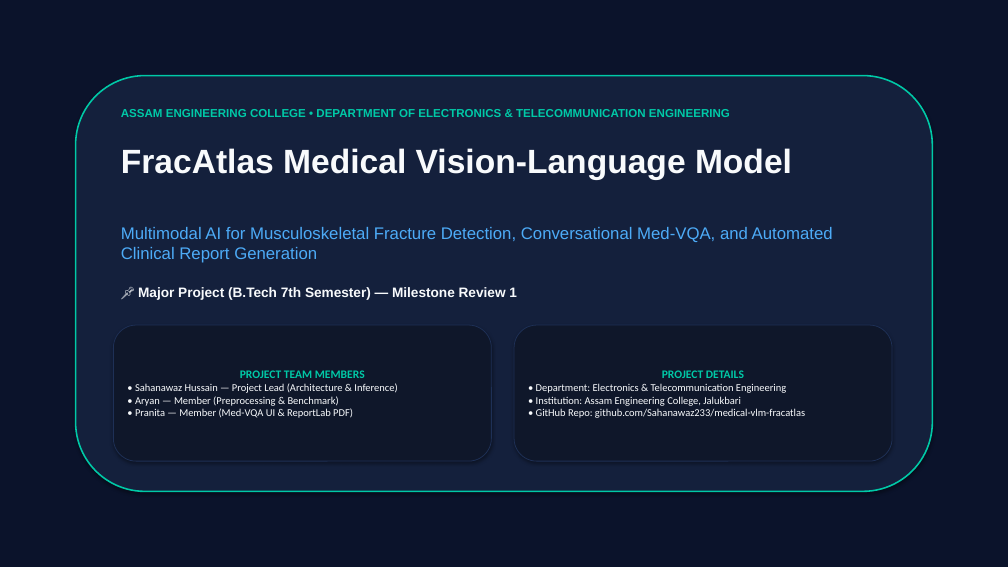
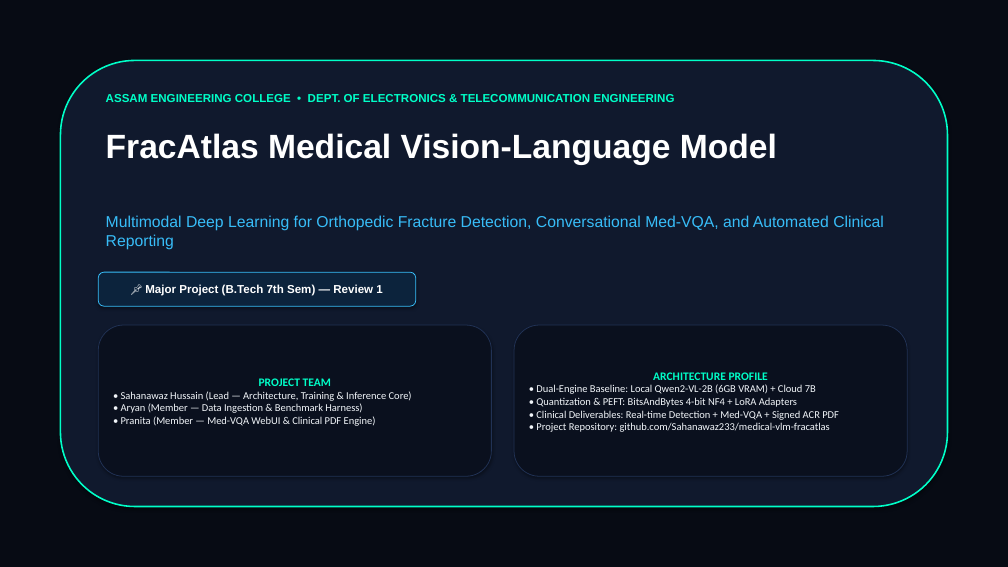
Before and after one commit to Sahanawaz233/medical-vlm-fracatlas, a slide deck: slide 1 of Review_1_Presentation.pptx. Drawn at 1008x567 pixels with LibreOffice and Linux fonts; fonts in the diff are those of the drawing. Boxes give left, top, right and bottom in pixels: in the first picture for what was removed or moved away, otherwise in the second. Text is boxed around its words. In the diff, an @@ line names an element or a change of style, - is before the commit and + after.

Commit message:
feat(presentation): redesign 12-slide deck matching exact neural architecture layers

```diff
--- a/Review_1_Presentation.pptx
+++ b/Review_1_Presentation.pptx
@@ rectangle at (0,0,1008,567): fill #0B132B to #070B14 @@
@@ rounded rectangle: place and size @@
-rounded rectangle at (76,76,932,492)
+rounded rectangle at (60,60,948,507)
@@ rounded rectangle at (60,60,948,507): fill #14203C to #10192D; outline #00C9A7 1.5 pt to #00FFC8 1.5 pt @@
@@ text at (106,94,675,102): text changed; text colour #00C9A7 to #00FFC8 @@
-ASSAM ENGINEERING COLLEGE • DEPARTMENT OF ELECTRONICS & TELECOMMUNICATION ENGINEERING
+ASSAM ENGINEERING COLLEGE • DEPT. OF ELECTRONICS & TELECOMMUNICATION ENGINEERING
@@ text "FracAtlas Medical Vision-Language Model": place and size @@
-text "FracAtlas Medical Vision-Language Model" at (121,148,792,180)
+text "FracAtlas Medical Vision-Language Model" at (106,133,777,165)
@@ text "FracAtlas Medical Vision-Language Model" at (106,133,777,165): text colour #F8FAFC to #FFFFFF @@
@@ text at (106,215,884,250): text changed; size 16 to 15 pt; text colour #4DABF7 to #38BDF8 @@
-Multimodal AI for Musculoskeletal Fracture Detection, Conversational Med-VQA, and Automated Clinical Report Generation
+Multimodal Deep Learning for Orthopedic Fracture Detection, Conversational Med-VQA, and Automated Clinical Reporting
@@ rounded rectangle "📌 Major Project (B.Tech 7th ...": place and size @@
-rounded rectangle "📌 Major Project (B.Tech 7th ..." at (138,287,517,300)
+rounded rectangle "📌 Major Project (B.Tech 7th ..." at (98,272,416,306)
@@ rounded rectangle "📌 Major Project (B.Tech 7th ..." at (98,272,416,306): vertical alignment top to middle; fill none to #0C233C; outline none to #38BDF8 0.75 pt; shadow on @@
@@ text in rounded rectangle at (145,284,382,296): text changed; size 13 to 11 pt; text colour #F8FAFC to #FFFFFF @@
-📌 Major Project (B.Tech 7th Semester) — Milestone Review 1
+📌 Major Project (B.Tech 7th Sem) — Review 1
@@ rounded rectangle "PROJECT TEAM": place and size @@
-rounded rectangle "PROJECT TEAM" at (113,325,492,461)
+rounded rectangle "PROJECT TEAM" at (98,325,492,476)
@@ rounded rectangle "PROJECT TEAM" at (98,325,492,476): fill #0F172A to #0A101E; outline #1E3056 0.75 pt to #213255 0.75 pt @@
@@ rounded rectangle "ARCHITECTURE PROFILE" at (514,325,907,476): fill #0F172A to #0A101E; outline #1E3056 0.75 pt to #213255 0.75 pt @@
@@ rounded rectangle "ARCHITECTURE PROFILE": place and size @@
-rounded rectangle "ARCHITECTURE PROFILE" at (514,325,892,461)
+rounded rectangle "ARCHITECTURE PROFILE" at (514,325,907,476)
@@ text in rounded rectangle at (121,378,412,426): text changed; text colour #F8FAFC to #F1F5F9 @@
-PROJECT TEAM MEMBERS
-• Sahanawaz Hussain — Project Lead (Architecture & Inference)
-• Aryan — Member (Preprocessing & Benchmark)
-• Pranita — Member (Med-VQA UI & ReportLab PDF)
+PROJECT TEAM
+• Sahanawaz Hussain (Lead — Architecture, Training & Inference Core)
+• Aryan (Member — Data Ingestion & Benchmark Harness)
+• Pranita (Member — Med-VQA WebUI & Clinical PDF Engine)
@@ text in rounded rectangle at (536,372,839,432): text changed; text colour #F8FAFC to #F1F5F9 @@
-PROJECT DETAILS
-• Department: Electronics & Telecommunication Engineering
-• Institution: Assam Engineering College, Jalukbari
-• GitHub Repo: github.com/Sahanawaz233/medical-vlm-fracatlas
+ARCHITECTURE PROFILE
+• Dual-Engine Baseline: Local Qwen2-VL-2B (6GB VRAM) + Cloud 7B
+• Quantization & PEFT: BitsAndBytes 4-bit NF4 + LoRA Adapters
+• Clinical Deliverables: Real-time Detection + Med-VQA + Signed ACR PDF
+• Project Repository: github.com/Sahanawaz233/medical-vlm-fracatlas
```
Also in this commit, not shown: 7 other slides changed, 4 slides added, 4 slides removed, 1 other file.
